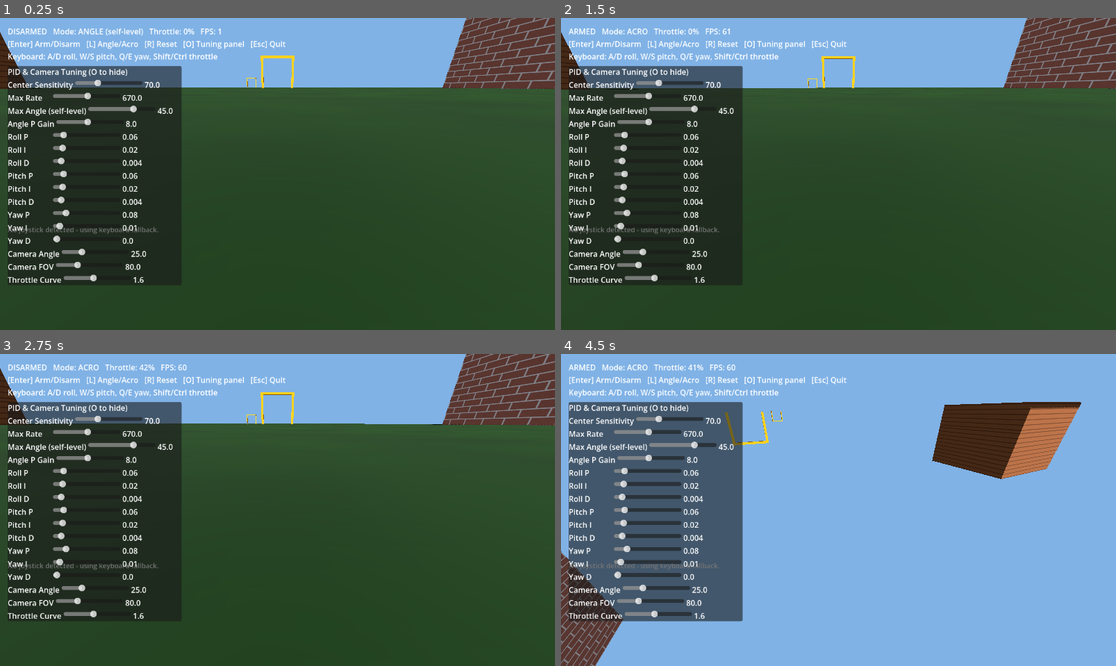
Above: before the commit, frames 1-4 (two rows, left to right).
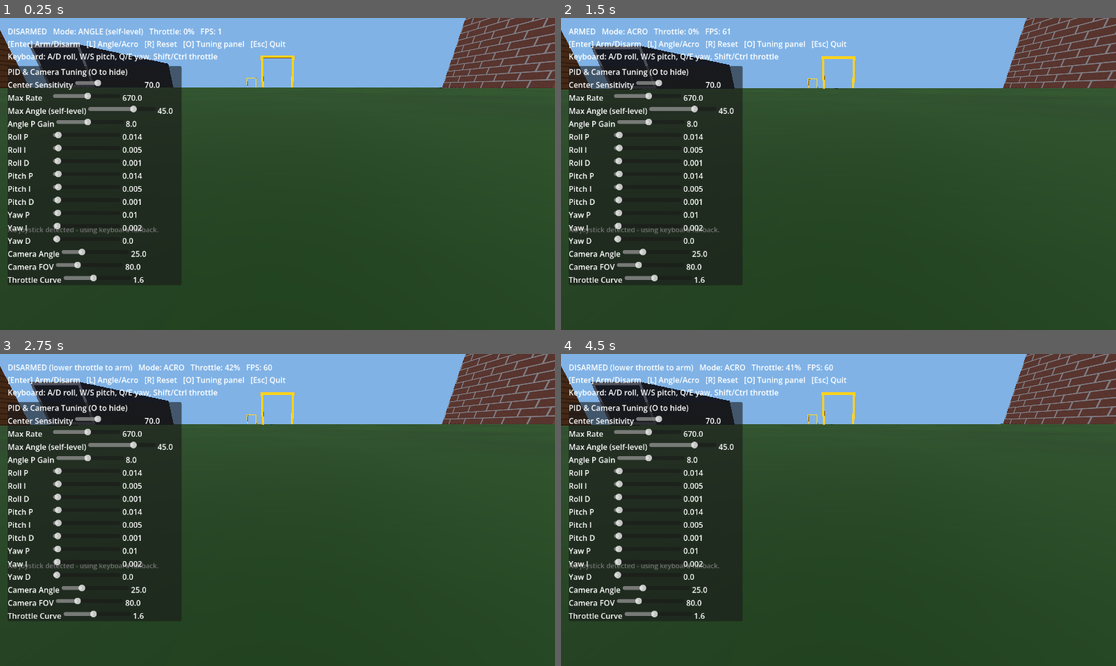
Above: after the commit, the same moments.

Repository: florian010230/static-horizon-fpv-simulator
Game: Godot game, scene res://scenes/Main.tscn
Two runs of this game, one before a commit and one after it. Both use one fixed random seed, a clock stepped at 60 frames per second and the inputs below.
Inputs:
- Up to frame 1 (0.25 s): no input
- Up to frame 2 (1.5 s): tap Enter at 0.5 s; hold D 0.53-1.28 s; hold Enter 0.53-1.28 s; tap Space at 1.25 s; hold S from 1.28 s (still down); tap L at 1.35 s
- Up to frame 3 (2.75 s): tap Enter at 2 s; release S at 2.03 s; hold D from 2.03 s (still down); hold Shift from 2.03 s (still down)
- Up to frame 4 (4.5 s): tap Space at 2.75 s; release D at 2.78 s; release Shift at 2.78 s; hold W 2.78-3.53 s; tap Ctrl at 2.85 s; tap Enter at 3.5 s; hold A from 3.53 s (still down); tap Q at 3.6 s; tap E at 4.35 s

The runs differ from the first frame. In frame 1, 4.1% of the frame differs, in the area x 0-100%, y 0-69%; in frame 2, 3.5%; in frame 3, 4.7%; in frame 4, 84%, in the area x 0-100%, y 0-100%.

Commit message:
Fix real CPU cost, real safety gap, match a real drone's specs, expand the map
Investigated "computer strains hard playing this" empirically rather than
guessing: motor_audio.gd was synthesizing audio sample-by-sample in
GDScript (an interpreted language) at 22050Hz every frame - a real,
continuous CPU cost that directly fights the weak-hardware target.
Replaced it with a one-time ~40ms pre-render into a short looping
AudioStreamWAV; pitch/volume now follow throttle via native
pitch_scale/volume_db instead, which is effectively free per frame.

Investigated "it rolls sometimes with no input" empirically too, using
the actual Drone scene headlessly:
- Self-level mode itself converges cleanly from a disturbed attitude
  with zero stick input (tested: 20 deg roll disturbance settles to
  <1 deg within ~1s, no oscillation) - not a control-loop bug.
- A perfectly level, undisturbed drone with zero input stays at exactly
  0.00000 deg indefinitely - no asymmetry/bias bug either.
- Found the real gap instead: Input.get_connected_joypads() can report
  a joystick as "connected" (in this case, genuinely named "EdgeTX
  Radiomaster Pocket Joystick") whose axes haven't reported live data
  yet, reading 0.0 by default - which a "centered -1..1" throttle
  channel remaps straight to 50%. Nothing stopped arming at that
  throttle level. Fixed by adding the same safety real flight
  controllers have: refuse to arm unless throttle reads near zero
  (input_manager.gd: can_arm() / arm_throttle_safety_threshold). Also
  raised the default deadzone (0.03 -> 0.06) for real-world stick
  center drift on the other axes.

Researched the DeepSpace Seeker3 (the real drone referenced) and
matched its specs instead of the old made-up 5"-scale placeholder:
~245g flying weight, ~60mm motor arm (3" class), thrust-to-weight ratio
set to 7:1 as requested (verified empirically: TWR=7.00 exactly).
Rescaled the drone's collision/visual geometry to match, and scaled PID
gains down to compensate - a smaller/lighter frame has much less
rotational inertia, so the same PID output now produces much more
angular acceleration.

Expanded the map, kept deliberately modest given the hardware target:
pitched roofs (PrismMesh, one mesh each) on the tower and both houses,
plus a simple 4-panel concrete tunnel to fly through. Reused the
existing procedural-texture approach (added concrete_texture()) rather
than any new asset files.

Co-Authored-By: Claude Sonnet 5 <noreply@anthropic.com>

Diff:
--- a/scenes/Drone.tscn
+++ b/scenes/Drone.tscn
@@ -4,22 +4,22 @@
 [ext_resource type="Script" path="res://scripts/motor_audio.gd" id="2"]
 
 [sub_resource type="BoxShape3D" id="BoxShape3D_drone"]
-size = Vector3(0.25, 0.08, 0.25)
+size = Vector3(0.14, 0.045, 0.14)
 
 [sub_resource type="BoxMesh" id="BoxMesh_body"]
-size = Vector3(0.22, 0.06, 0.22)
+size = Vector3(0.12, 0.035, 0.12)
 
 [sub_resource type="StandardMaterial3D" id="StandardMaterial3D_body"]
 albedo_color = Color(0.85, 0.12, 0.12, 1)
 
 [sub_resource type="BoxMesh" id="BoxMesh_motor"]
-size = Vector3(0.035, 0.05, 0.035)
+size = Vector3(0.02, 0.03, 0.02)
 
 [sub_resource type="StandardMaterial3D" id="StandardMaterial3D_motor"]
 albedo_color = Color(0.08, 0.08, 0.08, 1)
 
 [node name="Drone" type="RigidBody3D"]
-mass = 0.6
+mass = 0.245
 linear_damp = 0.4
 angular_damp = 4.0
 can_sleep = false
@@ -33,22 +33,22 @@
 surface_material_override/0 = SubResource("StandardMaterial3D_body")
 
 [node name="MotorFR" type="MeshInstance3D" parent="."]
-position = Vector3(0.11, 0.02, -0.11)
+position = Vector3(0.06, 0.012, -0.06)
 mesh = SubResource("BoxMesh_motor")
 surface_material_override/0 = SubResource("StandardMaterial3D_motor")
 
 [node name="MotorFL" type="MeshInstance3D" parent="."]
-position = Vector3(-0.11, 0.02, -0.11)
+position = Vector3(-0.06, 0.012, -0.06)
 mesh = SubResource("BoxMesh_motor")
 surface_material_override/0 = SubResource("StandardMaterial3D_motor")
 
 [node name="MotorBR" type="MeshInstance3D" parent="."]
-position = Vector3(0.11, 0.02, 0.11)
+position = Vector3(0.06, 0.012, 0.06)
 mesh = SubResource("BoxMesh_motor")
 surface_material_override/0 = SubResource("StandardMaterial3D_motor")
 
 [node name="MotorBL" type="MeshInstance3D" parent="."]
-position = Vector3(-0.11, 0.02, 0.11)
+position = Vector3(-0.06, 0.012, 0.06)
 mesh = SubResource("BoxMesh_motor")
 surface_material_override/0 = SubResource("StandardMaterial3D_motor")
 
@@ -56,7 +56,7 @@
 script = ExtResource("2")
 
 [node name="CameraMount" type="Node3D" parent="."]
-position = Vector3(0, 0.06, -0.16)
+position = Vector3(0, 0.04, -0.09)
 
 [node name="Camera3D" type="Camera3D" parent="CameraMount"]
 current = true
--- a/scenes/Main.tscn
+++ b/scenes/Main.tscn
@@ -39,6 +39,36 @@
 [sub_resource type="BoxShape3D" id="BoxShape3D_house"]
 size = Vector3(9, 7, 9)
 
+[sub_resource type="PrismMesh" id="PrismMesh_tower_roof"]
+size = Vector3(10, 4, 10)
+
+[sub_resource type="BoxShape3D" id="BoxShape3D_tower_roof"]
+size = Vector3(10, 4, 10)
+
+[sub_resource type="PrismMesh" id="PrismMesh_house_roof"]
+size = Vector3(9, 3, 9)
+
+[sub_resource type="BoxShape3D" id="BoxShape3D_house_roof"]
+size = Vector3(9, 3, 9)
+
+[sub_resource type="StandardMaterial3D" id="StandardMaterial3D_roof"]
+albedo_color = Color(0.35, 0.18, 0.15, 1)
+
+[sub_resource type="BoxMesh" id="BoxMesh_tunnel_floor"]
+size = Vector3(9, 0.5, 30)
+
+[sub_resource type="BoxShape3D" id="BoxShape3D_tunnel_floor"]
+size = Vector3(9, 0.5, 30)
+
+[sub_resource type="BoxMesh" id="BoxMesh_tunnel_wall"]
+size = Vector3(0.5, 7, 30)
+
+[sub_resource type="BoxShape3D" id="BoxShape3D_tunnel_wall"]
+size = Vector3(0.5, 7, 30)
+
+[sub_resource type="StandardMaterial3D" id="StandardMaterial3D_tunnel"]
+albedo_color = Color(0.45, 0.45, 0.47, 1)
+
 [node name="Main" type="Node3D"]
 script = ExtResource("1")
 
@@ -70,6 +100,16 @@
 [node name="CollisionShape3D" type="CollisionShape3D" parent="Building"]
 shape = SubResource("BoxShape3D_building")
 
+[node name="BuildingRoof" type="StaticBody3D" parent="."]
+position = Vector3(25, 26.5, -20)
+
+[node name="MeshInstance3D" type="MeshInstance3D" parent="BuildingRoof"]
+mesh = SubResource("PrismMesh_tower_roof")
+surface_material_override/0 = SubResource("StandardMaterial3D_roof")
+
+[node name="CollisionShape3D" type="CollisionShape3D" parent="BuildingRoof"]
+shape = SubResource("BoxShape3D_tower_roof")
+
 [node name="House1" type="StaticBody3D" parent="."]
 position = Vector3(-28, 3.5, -15)
 
@@ -80,6 +120,16 @@
 [node name="CollisionShape3D" type="CollisionShape3D" parent="House1"]
 shape = SubResource("BoxShape3D_house")
 
+[node name="House1Roof" type="StaticBody3D" parent="."]
+position = Vector3(-28, 8.5, -15)
+
+[node name="MeshInstance3D" type="MeshInstance3D" parent="House1Roof"]
+mesh = SubResource("PrismMesh_house_roof")
+surface_material_override/0 = SubResource("StandardMaterial3D_roof")
+
+[node name="CollisionShape3D" type="CollisionShape3D" parent="House1Roof"]
+shape = SubResource("BoxShape3D_house_roof")
+
 [node name="House2" type="StaticBody3D" parent="."]
 position = Vector3(22, 3.5, 30)
 
@@ -89,6 +139,56 @@
 
 [node name="CollisionShape3D" type="CollisionShape3D" parent="House2"]
 shape = SubResource("BoxShape3D_house")
+
+[node name="House2Roof" type="StaticBody3D" parent="."]
+position = Vector3(22, 8.5, 30)
+
+[node name="MeshInstance3D" type="MeshInstance3D" parent="House2Roof"]
+mesh = SubResource("PrismMesh_house_roof")
+surface_material_override/0 = SubResource("StandardMaterial3D_roof")
+
+[node name="CollisionShape3D" type="CollisionShape3D" parent="House2Roof"]
+shape = SubResource("BoxShape3D_house_roof")
+
+[node name="TunnelFloor" type="StaticBody3D" parent="."]
+position = Vector3(-40, 0.75, -55)
+
+[node name="MeshInstance3D" type="MeshInstance3D" parent="TunnelFloor"]
+mesh = SubResource("BoxMesh_tunnel_floor")
+surface_material_override/0 = SubResource("StandardMaterial3D_tunnel")
+
+[node name="CollisionShape3D" type="CollisionShape3D" parent="TunnelFloor"]
+shape = SubResource("BoxShape3D_tunnel_floor")
+
+[node name="TunnelCeiling" type="StaticBody3D" parent="."]
+position = Vector3(-40, 7.25, -55)
+
+[node name="MeshInstance3D" type="MeshInstance3D" parent="TunnelCeiling"]
+mesh = SubResource("BoxMesh_tunnel_floor")
+surface_material_override/0 = SubResource("StandardMaterial3D_tunnel")
+
+[node name="CollisionShape3D" type="CollisionShape3D" parent="TunnelCeiling"]
+shape = SubResource("BoxShape3D_tunnel_floor")
+
+[node name="TunnelWallLeft" type="StaticBody3D" parent="."]
+position = Vector3(-44.25, 4.0, -55)
+
+[node name="MeshInstance3D" type="MeshInstance3D" parent="TunnelWallLeft"]
+mesh = SubResource("BoxMesh_tunnel_wall")
+surface_material_override/0 = SubResource("StandardMaterial3D_tunnel")
+
+[node name="CollisionShape3D" type="CollisionShape3D" parent="TunnelWallLeft"]
+shape = SubResource("BoxShape3D_tunnel_wall")
+
+[node name="TunnelWallRight" type="StaticBody3D" parent="."]
+position = Vector3(-35.75, 4.0, -55)
+
+[node name="MeshInstance3D" type="MeshInstance3D" parent="TunnelWallRight"]
+mesh = SubResource("BoxMesh_tunnel_wall")
+surface_material_override/0 = SubResource("StandardMaterial3D_tunnel")
+
+[node name="CollisionShape3D" type="CollisionShape3D" parent="TunnelWallRight"]
+shape = SubResource("BoxShape3D_tunnel_wall")
 
 [node name="Gate1" parent="." instance=ExtResource("4")]
 position = Vector3(0, 0, -35)
--- a/scripts/drone.gd
+++ b/scripts/drone.gd
@@ -13,9 +13,14 @@
 ## spinning prop's drag torque can't be produced by a purely vertical
 ## thrust force, so it's modelled directly).
 
+## Sized to match a real 3" freestyle quad (DeepSpace Seeker3: ~245g
+## flying weight, ~60mm motor arm) rather than a 5" frame. Thrust set
+## for a thrust-to-weight ratio of ~7:1 (total thrust = 7 * weight),
+## typical for a high-KV 4S 3" freestyle build - "rips" with instant,
+## crisp throttle response rather than a lazy 5" cruiser feel.
 @export_group("Frame")
-@export var arm_length: float = 0.11
-@export var max_motor_thrust_n: float = 6.0
+@export var arm_length: float = 0.06
+@export var max_motor_thrust_n: float = 4.2
 
 ## Betaflight's real default "Actual Rates" (since BF 4.3): Center
 ## Sensitivity 70 deg/s, Max Rate 670 deg/s, same on roll/pitch/yaw.
@@ -35,19 +40,22 @@
 @export_range(10.0, 60.0, 1.0) var max_angle_deg: float = 45.0
 @export_range(2.0, 15.0, 0.5) var angle_p_gain: float = 8.0
 
+## Lower than they'd be for the old 5"-scale frame: a smaller, lighter
+## body has proportionally much less rotational inertia, so the same PID
+## output now produces a much bigger angular acceleration.
 @export_group("PID Roll")
-@export var roll_p: float = 0.06
-@export var roll_i: float = 0.02
-@export var roll_d: float = 0.004
+@export var roll_p: float = 0.014
+@export var roll_i: float = 0.005
+@export var roll_d: float = 0.001
 
 @export_group("PID Pitch")
-@export var pitch_p: float = 0.06
-@export var pitch_i: float = 0.02
-@export var pitch_d: float = 0.004
+@export var pitch_p: float = 0.014
+@export var pitch_i: float = 0.005
+@export var pitch_d: float = 0.001
 
 @export_group("PID Yaw")
-@export var yaw_p: float = 0.08
-@export var yaw_i: float = 0.01
+@export var yaw_p: float = 0.01
+@export var yaw_i: float = 0.0015
 @export var yaw_d: float = 0.0
 
 @export_group("Camera")
--- a/scripts/input_manager.gd
+++ b/scripts/input_manager.gd
@@ -19,8 +19,12 @@
 @export var invert_pitch: bool = false
 @export var invert_yaw: bool = false
 @export var invert_throttle: bool = false
-@export var deadzone: float = 0.03
+@export var deadzone: float = 0.06
 @export var throttle_is_centered: bool = true ## true: raw axis is -1..1 (remapped to 0..1). false: raw axis already 0..1.
+## A real FC refuses to arm unless throttle reads near zero, specifically
+## to avoid the drone surprise-spinning-up if the (non-centering)
+## throttle stick was left somewhere other than idle.
+@export var arm_throttle_safety_threshold: float = 0.08
 
 const KEYBOARD_THROTTLE_RATE: float = 0.6 # units/sec while Shift/Ctrl held
 
@@ -44,11 +48,17 @@
 func _apply_deadzone(v: float) -> float:
 	return 0.0 if absf(v) < deadzone else v
 
+func can_arm() -> bool:
+	return get_throttle() <= arm_throttle_safety_threshold
+
 func _handle_arm_toggle() -> void:
 	var key_pressed := Input.is_key_pressed(KEY_ENTER)
 	var button_pressed := _joy_connected() and Input.is_joy_button_pressed(joystick_device, arm_button_index)
 	if (key_pressed and not _prev_arm_key) or (button_pressed and not _prev_arm_button):
-		armed = not armed
+		if armed:
+			armed = false
+		elif can_arm():
+			armed = true
 	_prev_arm_key = key_pressed
 	_prev_arm_button = button_pressed
 
--- a/scripts/main.gd
+++ b/scripts/main.gd
@@ -24,3 +24,9 @@
 		var house_mat: StandardMaterial3D = get_node(path).get_surface_override_material(0)
 		house_mat.albedo_texture = siding
 		house_mat.uv1_scale = Vector3(3, 3, 1)
+
+	var concrete: ImageTexture = ProceduralTextures.concrete_texture()
+	for path in ["TunnelFloor/MeshInstance3D", "TunnelCeiling/MeshInstance3D", "TunnelWallLeft/MeshInstance3D", "TunnelWallRight/MeshInstance3D"]:
+		var tunnel_mat: StandardMaterial3D = get_node(path).get_surface_override_material(0)
+		tunnel_mat.albedo_texture = concrete
+		tunnel_mat.uv1_scale = Vector3(6, 20, 1)
--- a/scripts/motor_audio.gd
+++ b/scripts/motor_audio.gd
@@ -1,58 +1,68 @@
 extends AudioStreamPlayer
 
-## Procedurally synthesized motor whine (no audio asset needed): 4
-## slightly detuned sawtooth oscillators (one per motor, since real
-## motors never spin in perfect sync - that mismatch is what gives a
-## quad its characteristic buzz) plus a slow tremolo (prop-blade flutter)
-## and a touch of noise. Pitch and volume follow throttle.
+## Procedurally synthesized motor whine, no audio asset needed: 4 detuned
+## sawtooth oscillators (one per motor - real motors never spin in
+## perfect sync, that mismatch is what gives a quad its buzz), a slow
+## tremolo for prop-flutter character, and a touch of noise.
+##
+## This is pre-rendered ONCE into a short looping buffer at startup
+## rather than synthesized sample-by-sample every frame: continuous
+## real-time synthesis in GDScript (an interpreted language) at audio
+## sample rate is a real, measurable CPU cost, which directly fights the
+## weak-hardware target. Pitch/volume then follow throttle live via
+## pitch_scale/volume_db, both cheap native properties.
 
 @export var min_freq: float = 180.0
 @export var max_freq: float = 780.0
 @export var min_volume_db: float = -42.0
 @export var max_volume_db: float = -10.0
 
-const MIX_RATE: float = 22050.0
+const MIX_RATE: int = 22050
+const LOOP_SECONDS: float = 1.5
 const DETUNE: Array[float] = [1.0, 1.013, 0.991, 1.026]
 const TREMOLO_HZ: float = 11.0
 
-var _playback: AudioStreamGeneratorPlayback
-var _phases: Array[float] = [0.0, 0.0, 0.0, 0.0]
-var _tremolo_phase: float = 0.0
-
 func _ready() -> void:
-	var gen := AudioStreamGenerator.new()
-	gen.mix_rate = MIX_RATE
-	gen.buffer_length = 0.1
-	stream = gen
+	stream = _build_loop()
 	play()
-	_playback = get_stream_playback()
-
-func _exit_tree() -> void:
-	_playback = null
 
 func _process(_delta: float) -> void:
-	if _playback == null:
-		return
-
 	var level: float = InputManager.get_throttle() if InputManager.armed else 0.0
 	var base_freq: float = lerp(min_freq, max_freq, level)
+	pitch_scale = base_freq / min_freq
 	volume_db = lerp(min_volume_db, max_volume_db, level)
 
-	var frames: int = _playback.get_frames_available()
-	for i in range(frames):
+func _build_loop() -> AudioStreamWAV:
+	var num_samples: int = int(MIX_RATE * LOOP_SECONDS)
+	var bytes := PackedByteArray()
+	bytes.resize(num_samples * 2)
+
+	var phases: Array[float] = [0.0, 0.0, 0.0, 0.0]
+	var tremolo_phase: float = 0.0
+	var rng := RandomNumberGenerator.new()
+	rng.seed = 7
+
+	for i in range(num_samples):
 		var mix: float = 0.0
 		for m in range(4):
-			_phases[m] = fmod(_phases[m] + base_freq * DETUNE[m] / MIX_RATE, 1.0)
-			mix += _saw(_phases[m])
+			phases[m] = fmod(phases[m] + min_freq * DETUNE[m] / MIX_RATE, 1.0)
+			mix += 2.0 * phases[m] - 1.0
 		mix *= 0.25
 
-		_tremolo_phase = fmod(_tremolo_phase + TREMOLO_HZ / MIX_RATE, 1.0)
-		var tremolo: float = 1.0 - 0.06 * (0.5 + 0.5 * sin(_tremolo_phase * TAU))
+		tremolo_phase = fmod(tremolo_phase + TREMOLO_HZ / MIX_RATE, 1.0)
+		var tremolo: float = 1.0 - 0.06 * (0.5 + 0.5 * sin(tremolo_phase * TAU))
 		mix *= tremolo
 
-		mix += randf_range(-0.025, 0.025)
+		mix += rng.randf_range(-0.025, 0.025)
 		mix = clamp(mix, -1.0, 1.0)
-		_playback.push_frame(Vector2(mix, mix))
+		bytes.encode_s16(i * 2, int(mix * 32767.0))
 
-func _saw(phase: float) -> float:
-	return 2.0 * phase - 1.0
+	var wav := AudioStreamWAV.new()
+	wav.data = bytes
+	wav.format = AudioStreamWAV.FORMAT_16_BITS
+	wav.mix_rate = MIX_RATE
+	wav.stereo = false
+	wav.loop_mode = AudioStreamWAV.LOOP_FORWARD
+	wav.loop_begin = 0
+	wav.loop_end = num_samples
+	return wav
--- a/scripts/procedural_textures.gd
+++ b/scripts/procedural_textures.gd
@@ -38,6 +38,19 @@
 				img.set_pixel(x, y, Color(brick_color.r * shade, brick_color.g * shade, brick_color.b * shade))
 	return ImageTexture.create_from_image(img)
 
+static func concrete_texture(size: int = 128) -> ImageTexture:
+	var noise := FastNoiseLite.new()
+	noise.seed = 3
+	noise.frequency = 0.05
+	var img := Image.create(size, size, false, Image.FORMAT_RGB8)
+	var low := Color(0.38, 0.38, 0.4)
+	var high := Color(0.5, 0.5, 0.52)
+	for y in range(size):
+		for x in range(size):
+			var n: float = (noise.get_noise_2d(x, y) + 1.0) * 0.5
+			img.set_pixel(x, y, low.lerp(high, n))
+	return ImageTexture.create_from_image(img)
+
 static func siding_texture(size: int = 128) -> ImageTexture:
 	var plank_color := Color(0.72, 0.55, 0.4)
 	var line_color := Color(0.5, 0.37, 0.26)
--- a/scripts/ui.gd
+++ b/scripts/ui.gd
@@ -51,6 +51,8 @@
 
 func _update_hud() -> void:
 	var armed_text := "ARMED" if InputManager.armed else "DISARMED"
+	if not InputManager.armed and not InputManager.can_arm():
+		armed_text = "DISARMED (lower throttle to arm)"
 	var throttle_pct := int(round(InputManager.get_throttle() * 100.0))
 	var fps := Engine.get_frames_per_second()
 	var mode_text := "ANGLE (self-level)" if InputManager.self_level else "ACRO"
Not shown: 1 places in scenes/Main.tscn that only renumber resources
Not shown, changed: README.md
